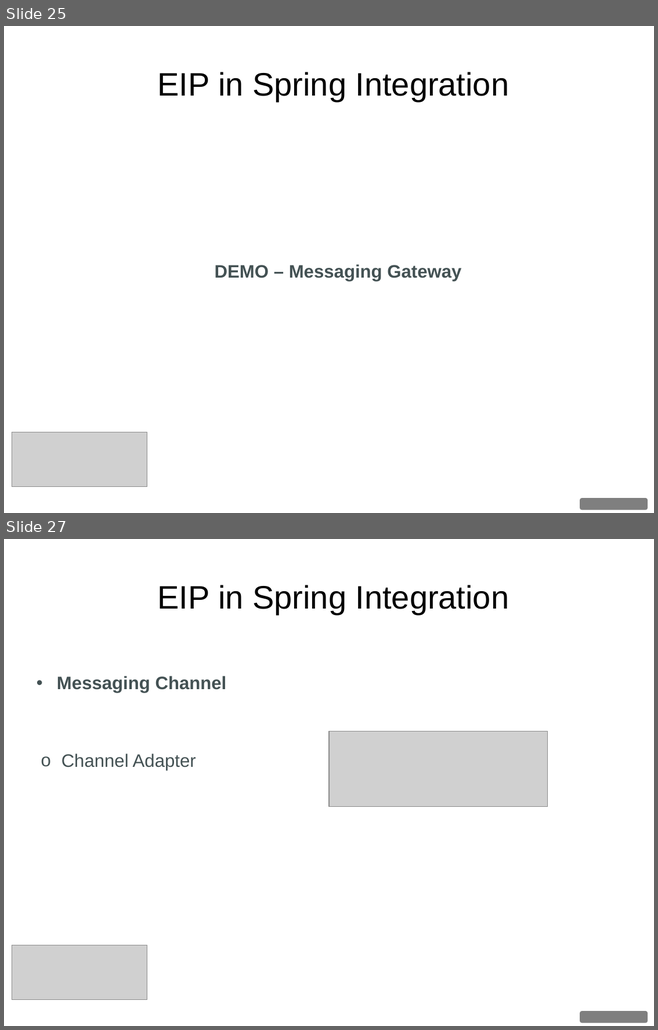
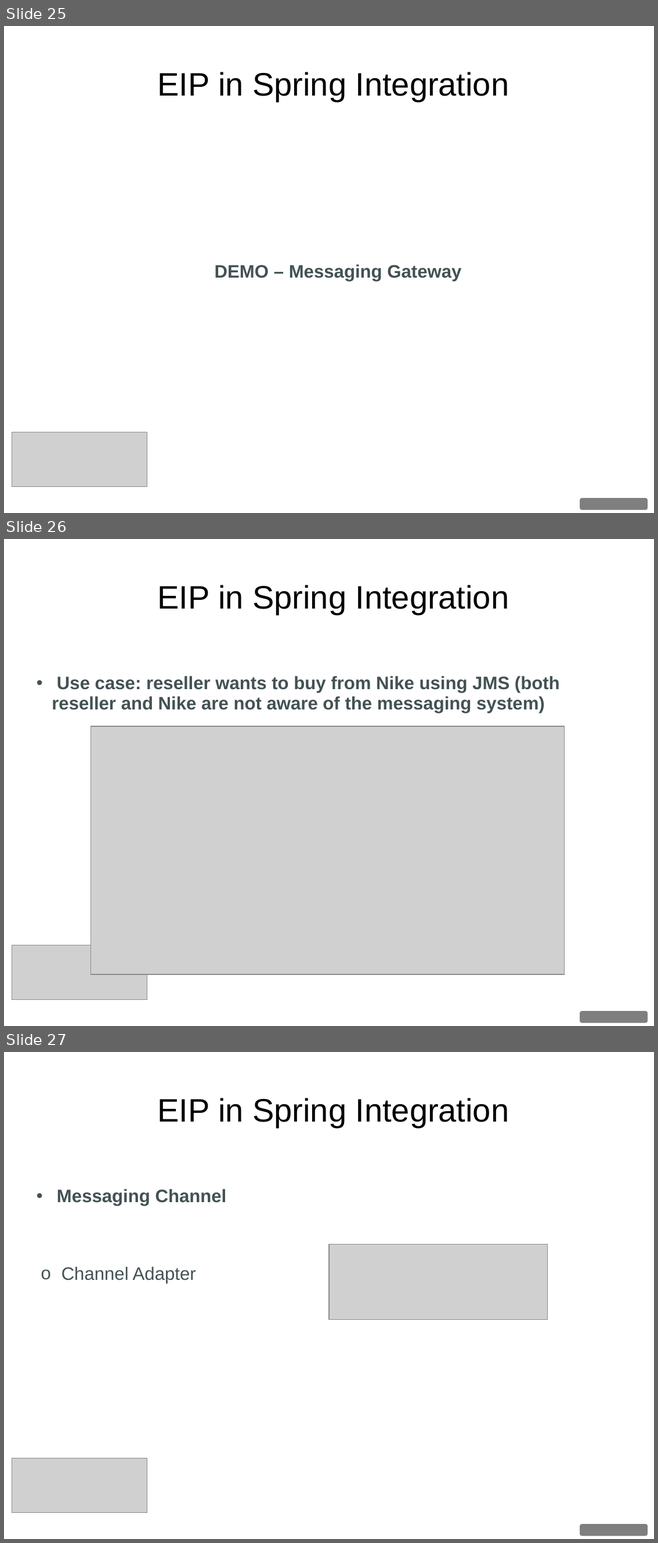
Before and after one commit to dgyordanov/springintegration, a slide deck: Spring_Integration.ppt. Shown one above the other, each under a label of ours: slides 25 and 27 before the commit, slides 25, 26 and 27 after it; the slides between them are not shown. The pictures are 658x1030 and 658x1543 pixels, drawn with LibreOffice and Linux fonts; fonts in the diff are those of the drawing; grey boxes stand for pictures; background and template pictures are left out. Boxes give left, top, right and bottom in pixels: in the first picture for what was removed or moved away, otherwise in the second. Text is boxed around its words. In the diff, an @@ line names an element or a change of style, - is before the commit and + after.

```diff
--- a/Spring_Integration.ppt
+++ b/Spring_Integration.ppt
@@ slide 26 added at <box>4,539,654,1026</box>, background picture (left out) @@
@@ text added at <box>158,585,509,614</box>, 36 pt, text #000000 @@
+EIP in Spring Integration
@@ text added at <box>52,676,560,713</box>, 20 pt, text #435153, bold @@
+• Use case: reseller wants to buy from Nike using JMS (both reseller and Nike are not aware of the messaging system)
@@ picture added at <box>90,726,564,974</box> @@
@@ picture added at <box>12,946,148,1000</box> @@
@@ rounded rectangle added at <box>579,1011,647,1023</box>, fill #7F7F7F @@
```
Also in this commit, not shown: 13 slides changed, 6 other files.
